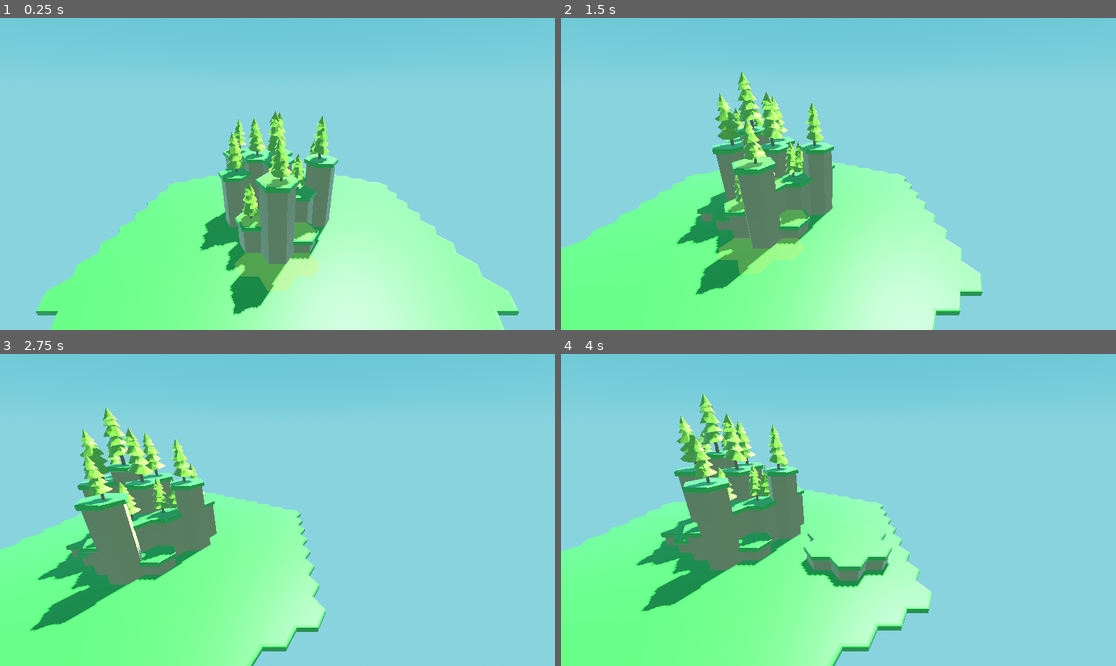
Above: before the commit, frames 1-4 (two rows, left to right).
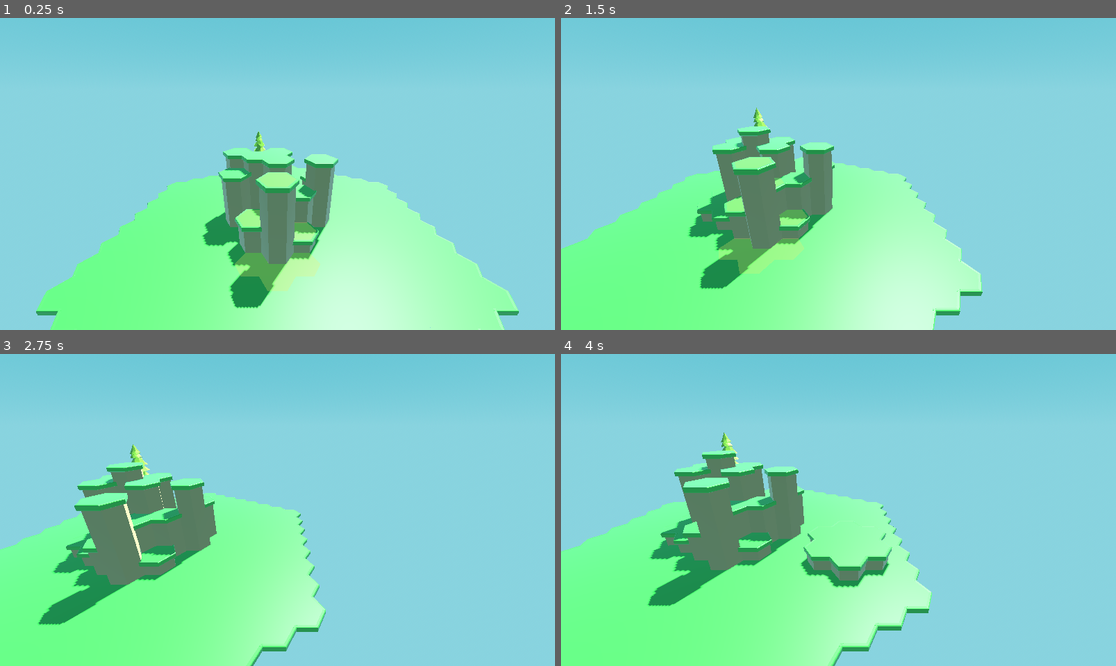
Above: after the commit, the same moments.

Repository: sixthkind/hexagon-godot
Game: Godot game, scene res://scene.tscn
Same seed, same stepped clock (60 frames per second), same inputs: the game is played once before the commit and once after it.
Inputs (mouse positions are in pixels of both pictures, inside the frame that each line leads up to):
- Up to frame 1 (0.25 s): no input
- Up to frame 2 (1.5 s): tap Enter at 0.5 s; move the mouse to (960, 158) at 0.52 s; hold D 0.53-1.25 s; tap Q at 0.6 s; click (960, 158) at 0.67 s; drag from (727, 189) to (810, 236) at 1.27 s
- Up to frame 3 (2.75 s): tap Space at 2 s; move the mouse to (333, 441) at 2.02 s; hold D from 2.03 s (still down); tap Shift at 2.1 s; click (333, 441) at 2.17 s
- Up to frame 4 (4 s): release D at 2.75 s; drag from (810, 572) to (672, 463) at 2.77 s; tap Enter at 3.5 s; move the mouse to (1005, 556) at 3.52 s; hold A from 3.53 s (still down); tap Q at 3.6 s; click (1005, 556) at 3.67 s

The runs differ from the first frame. In frame 1, 2.3% of the frame differs, in the area x 35-60%, y 29-96%; in frame 2, 2.8%; in frame 3, 3.0%, in the area x 5-37%, y 16-89%; in frame 4, 2.7%.

Commit message:
Allow setting decoration independent of terrain type

Diff:
--- a/scripts/World.gd
+++ b/scripts/World.gd
@@ -6,6 +6,7 @@
 
 @export_category("Terrain")
 @export var terrain_types: Array[TerrainType]
+@export_range(0, 1) var original_decoration_chance: float = 0.3
 
 @export_category("Edit mode")
 @export_range(1, 5) var max_edit_size = 3
@@ -18,7 +19,7 @@
 var center_highlighted_hexagon_position: Vector3 = Vector3.INF
 var highlighted_hexagon_positions: Array[Vector3] = []
 
-enum Mode { View, Terrain, Decoration }
+enum Mode { View, Terrain, TerrainType, Decoration }
 var mode: Mode = Mode.Terrain
 var edit_size: int = 1
 var selected_terrain_type: TerrainType
@@ -45,7 +46,7 @@
 
 			var hexagon_grid_position: Vector3 = Vector3(q, r, -q-r)
 			var hexagon_global_position: Vector2 = HexagonUtils.get_world_position(hexagon_grid_position)
-			var hexagon: Hexagon = hexagon_instance.instantiate().initialise(hexagon_grid_position, terrain_types[0], self)
+			var hexagon: Hexagon = hexagon_instance.instantiate().initialise(hexagon_grid_position, terrain_types[0], randf() < original_decoration_chance, self)
 			find_child("Hexagons").add_child(hexagon)
 			hexagon.position = MathUtils.with_y(hexagon_global_position, 0)
 			hexagons[hexagon_grid_position] = hexagon
@@ -84,11 +85,13 @@
 			level_terrain()
 		else:
 			raise_terrain(-1 if event.shift_pressed else 1)
+	elif mode == Mode.TerrainType:
+		if event.ctrl_pressed:
+			set_terrain_type()
+		else:
+			change_terrain_type(-1 if event.shift_pressed else 1)
 	elif mode == Mode.Decoration:
-		if event.ctrl_pressed:
-			set_decoration()
-		else:
-			change_decoration(-1 if event.shift_pressed else 1)
+		change_decoration(!event.shift_pressed)
 
 func level_terrain():
 	var hexagons_to_update: Dictionary = {} # Used as set
@@ -120,14 +123,18 @@
 			if update_position in hexagons:
 				hexagons[update_position].update_meshes()
 
-func set_decoration():
+func set_terrain_type():
 	for highlighted_hexagon_position: Vector3 in highlighted_hexagon_positions:
 		hexagons[highlighted_hexagon_position].set_terrain_type(selected_terrain_type)
 
-func change_decoration(index_change: int):
+func change_terrain_type(index_change: int):
 	for highlighted_hexagon_position: Vector3 in highlighted_hexagon_positions:
 		var new_terrain_type_index: int = wrap(terrain_types.find(hexagons[highlighted_hexagon_position].terrain_type) + index_change, 0, len(terrain_types))
 		hexagons[highlighted_hexagon_position].set_terrain_type(terrain_types[new_terrain_type_index])
+
+func change_decoration(enable_decoration: bool):
+	for highlighted_hexagon_position: Vector3 in highlighted_hexagon_positions:
+		hexagons[highlighted_hexagon_position].set_decoration(enable_decoration)
 
 func select_terrain():
 	if mode == Mode.View: return
@@ -143,7 +150,7 @@
 
 		if mode == Mode.Terrain:
 			selected_height = highlighted_hexagon.height
-		elif mode == Mode.Decoration:
+		elif mode == Mode.TerrainType:
 			selected_terrain_type = highlighted_hexagon.terrain_type
 
 func _process(_delta):
--- a/scripts/hexagons/Hexagon.gd
+++ b/scripts/hexagons/Hexagon.gd
@@ -4,12 +4,14 @@
 var grid_position: Vector3 # q, r, s
 var height: int = 0 # amount of tiles high
 var terrain_type: TerrainType
+var has_decoration: bool
 
 var world: World
 
-func initialise(grid_position: Vector3, terrain_type: TerrainType, world: World) -> Hexagon:
+func initialise(grid_position: Vector3, terrain_type: TerrainType, has_decoration: bool, world: World) -> Hexagon:
 	self.grid_position = grid_position
 	self.terrain_type = terrain_type
+	self.has_decoration = has_decoration
 	self.world = world
 	self.height = 0 if grid_position.length() > 3 else randi_range(0, 5)
 	return self
@@ -59,6 +61,7 @@
 
 func place_decoration_mesh(mesh_parent: Node3D):
 	if not self.terrain_type.decoration_mesh: return
+	if not self.has_decoration: return
 	if not self.terrain_type.place_decoration_underwater and self.height < 2: return # TODO: parameter for water height
 
 	var decoration_mesh: Node3D = self.terrain_type.decoration_mesh.instantiate()
@@ -94,6 +97,10 @@
 	self.terrain_type = new_terrain_type
 	update_meshes()
 
+func set_decoration(decoration: bool):
+	self.has_decoration = decoration
+	update_meshes()
+
 func get_min_tile_height() -> int:
 	var min_height: int = TYPE_MAX
 
